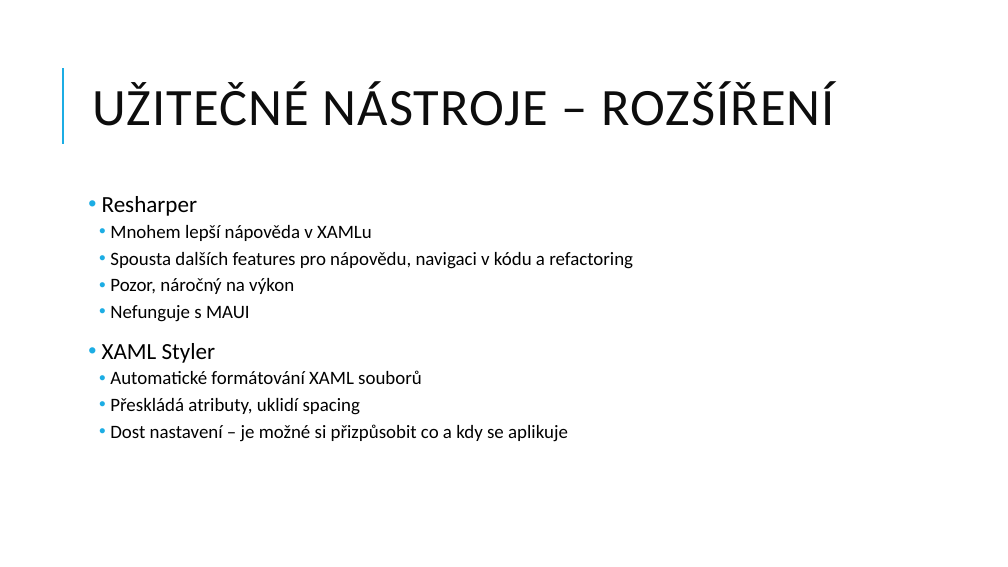
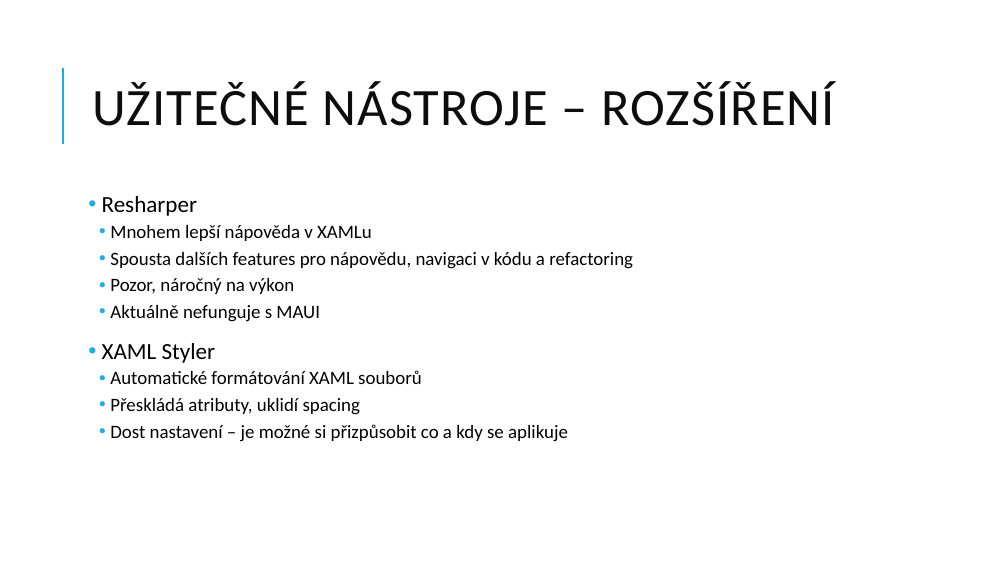
Before and after one commit to jasho/pv239-maui, a slide deck: slide 12 of 07_Bonus/PV239-Xamarin-07_Bonus.pptx. Drawn at 1008x567 pixels with LibreOffice and Linux fonts; fonts in the diff are those of the drawing. Boxes give left, top, right and bottom in pixels: in the first picture for what was removed or moved away, otherwise in the second. Text is boxed around its words. In the diff, an @@ line names an element or a change of style, - is before the commit and + after.

```diff
--- a/07_Bonus/PV239-Xamarin-07_Bonus.pptx
+++ b/07_Bonus/PV239-Xamarin-07_Bonus.pptx
@@ text at (110,305,320,322): text changed @@
-  • Nefunguje s MAUI
+  • Aktuálně nefunguje s MAUI
```
Also in this commit, not shown: 1 other slide changed, 3 slides added.
